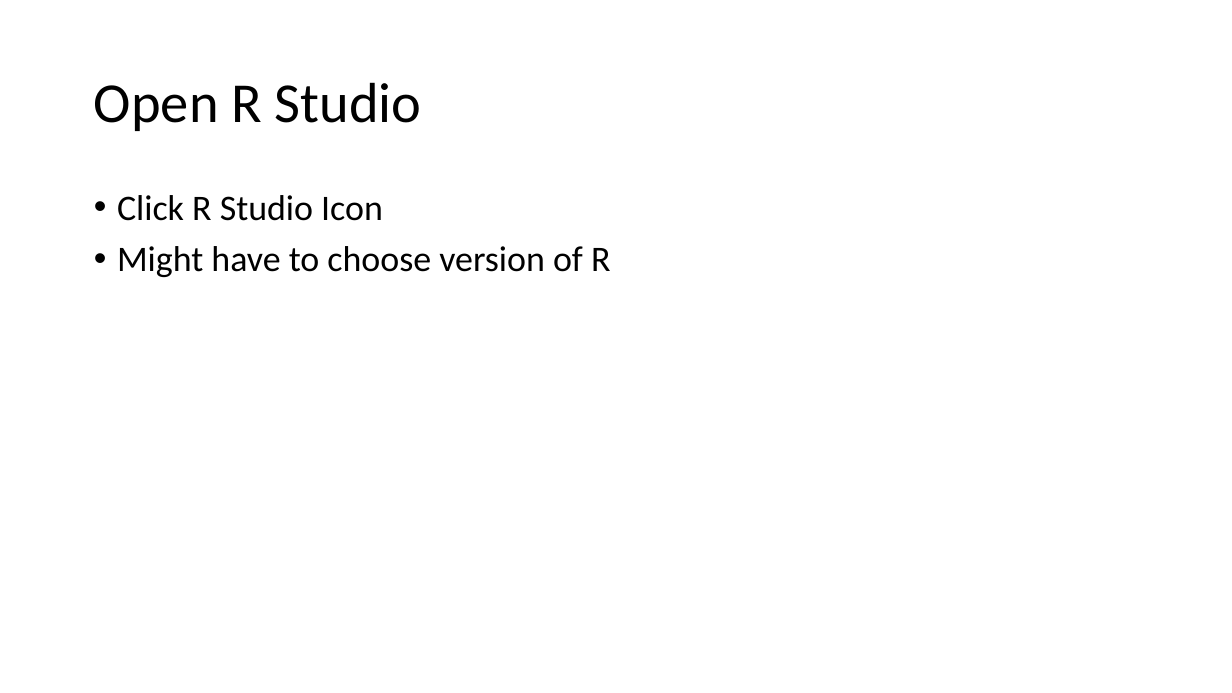
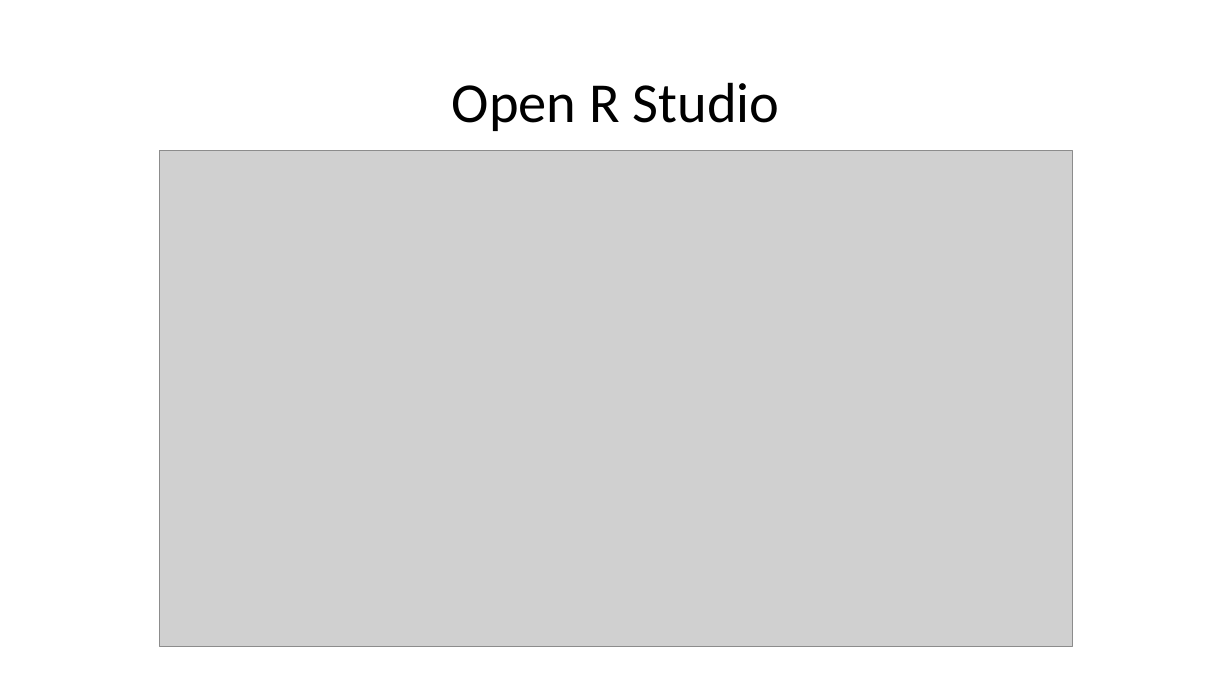
Before and after one commit to angnguyen/ce_group, a slide deck: slide 11 of R_tutorial_1.pptx (slide 7 before the commit). Drawn at 1232x693 pixels with LibreOffice and Linux fonts; fonts in the diff are those of the drawing; grey boxes stand for pictures. Boxes give left, top, right and bottom in pixels: in the first picture for what was removed or moved away, otherwise in the second. Text is boxed around its words. In the diff, an @@ line names an element or a change of style, - is before the commit and + after.

```diff
--- a/R_tutorial_1.pptx
+++ b/R_tutorial_1.pptx
@@ title "Open R Studio" at box(452, 82, 780, 131): alignment left to centre @@
@@ picture added at box(160, 151, 1073, 647) @@
@@ text removed at box(117, 195, 610, 277) @@
-• Click R Studio Icon
-• Might have to choose version of R
```
Also in this commit, not shown: 15 other slides changed, 18 slides added, 3 slides removed, 2 other files.
